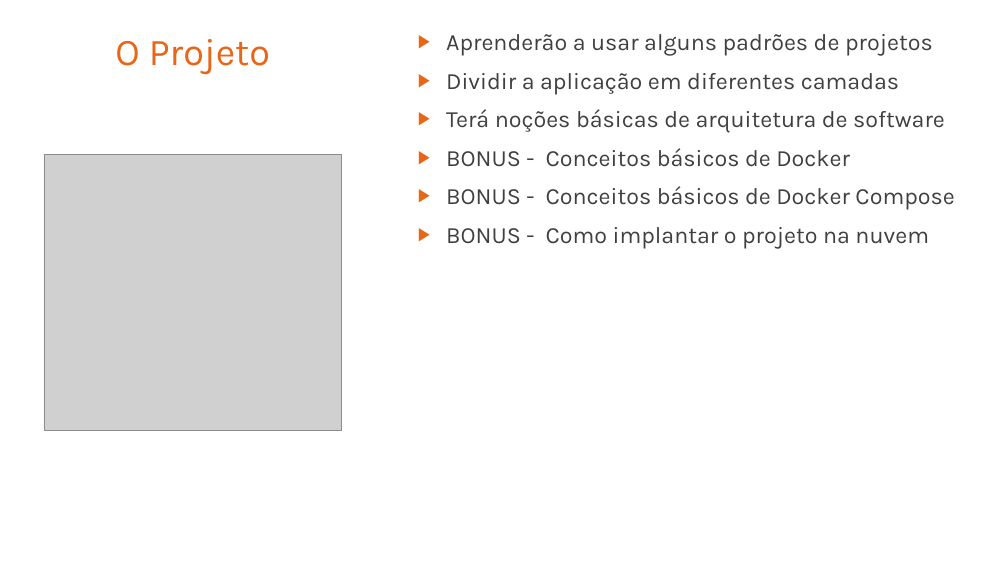
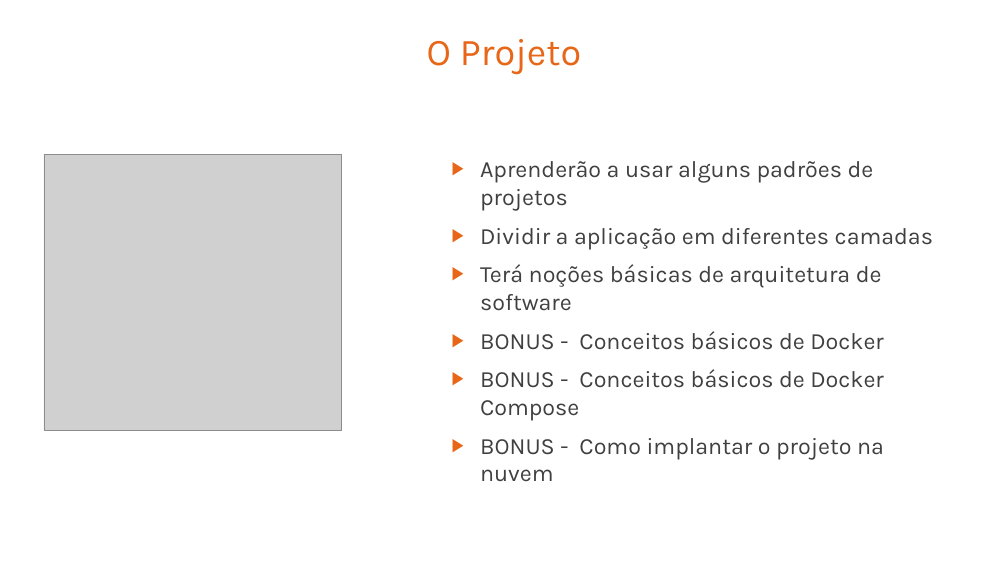
Before and after one commit to leandrocgsi/RestWithASP-NETUdemy, a slide deck: slide 20 of Documents/Building Modern RESTFul API's With ASP.NET Core - Architectural Overview.pptx. Drawn at 1008x567 pixels with LibreOffice and Linux fonts; fonts in the diff are those of the drawing; grey boxes stand for pictures. Boxes give left, top, right and bottom in pixels: in the first picture for what was removed or moved away, otherwise in the second. Text is boxed around its words. In the diff, an @@ line names an element or a change of style, - is before the commit and + after.

```diff
--- a/Documents/Building Modern RESTFul API's With ASP.NET Core - Architectural Overview.pptx
+++ b/Documents/Building Modern RESTFul API's With ASP.NET Core - Architectural Overview.pptx
@@ title "O Projeto": place and size @@
-title "O Projeto" at <box>115,39,270,74</box>
+title "O Projeto" at <box>427,39,581,74</box>
@@ text "Aprenderão a usar alguns padrões ..." rewrapped from <box>446,34,954,248</box> to <box>480,161,933,481</box> @@
```
Also in this commit, not shown: 4 other slides changed.
